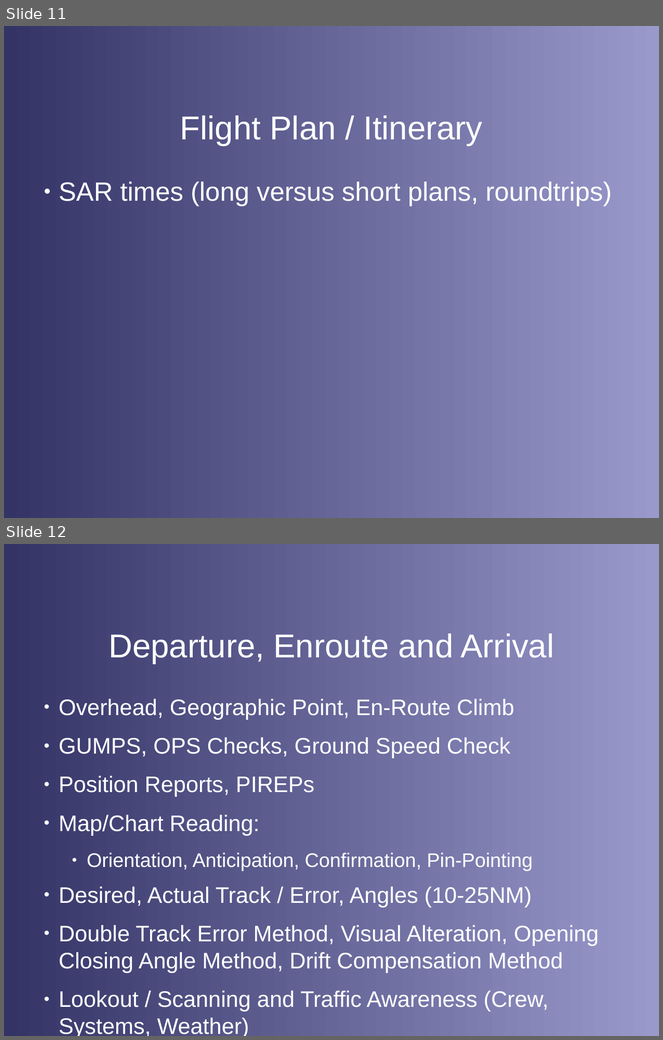
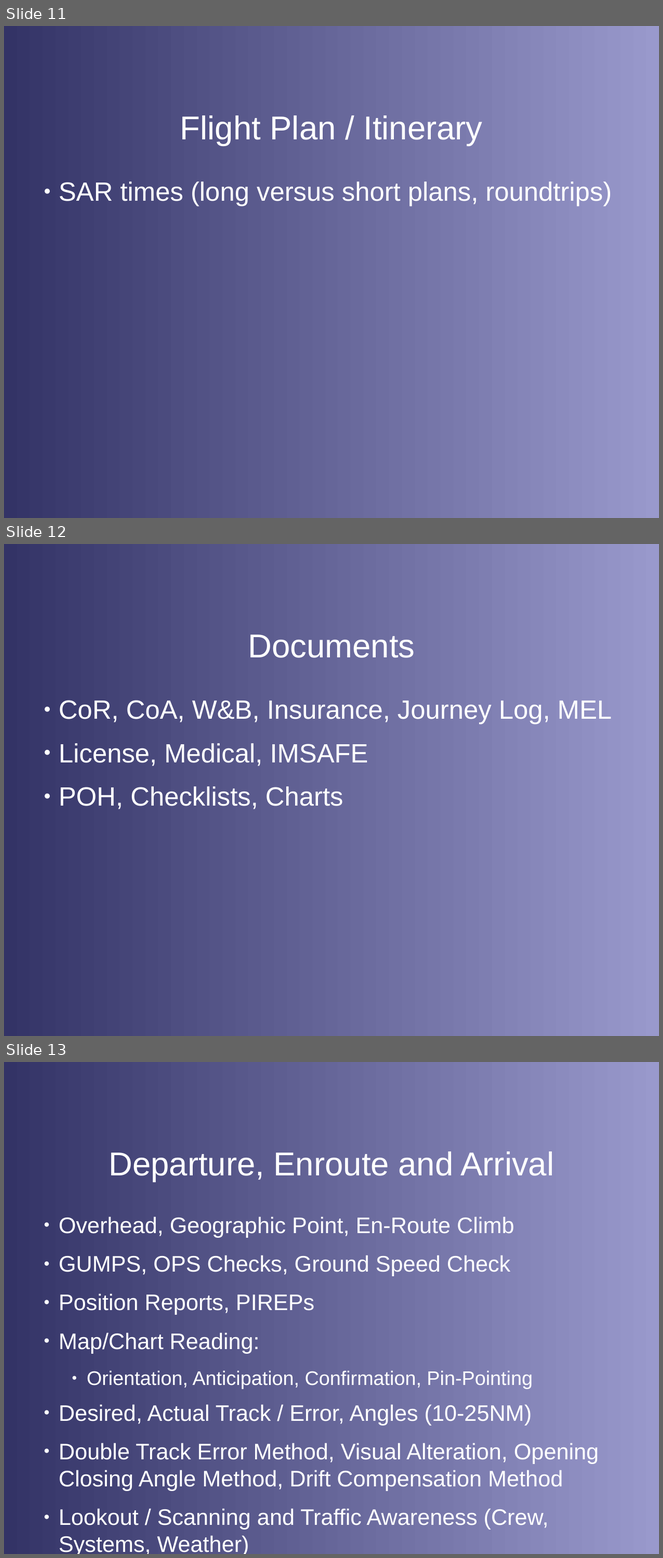
Before and after one commit to stephanheinemann/flight, a slide deck: FI/Navigation/Navigation.odp. Shown one above the other, each under a label of ours: slides 11 and 12 before the commit, slides 11, 12 and 13 after it. The pictures are 663x1040 and 663x1558 pixels, drawn with LibreOffice and Linux fonts; fonts in the diff are those of the drawing; background and template pictures are left out. Boxes give left, top, right and bottom in pixels: in the first picture for what was removed or moved away, otherwise in the second. Text is boxed around its words. In the diff, an @@ line names an element or a change of style, - is before the commit and + after.

```diff
--- a/FI/Navigation/Navigation.odp
+++ b/FI/Navigation/Navigation.odp
@@ slide 12 added at <box>4,544,659,1036</box>, background gradient #333366 to #9999CC @@
@@ title added at <box>248,634,415,658</box>, 40 pt, text #FFFFFF @@
+Documents
@@ text added at <box>59,700,612,809</box>, 32 pt, text #FFFFFF @@
+● CoR, CoA, W&B, Insurance, Journey Log, MEL
+● License, Medical, IMSAFE
+● POH, Checklists, Charts
@@ what was slide 12 is now slide 13 @@
```
Also in this commit, not shown: 1 slide changed.
